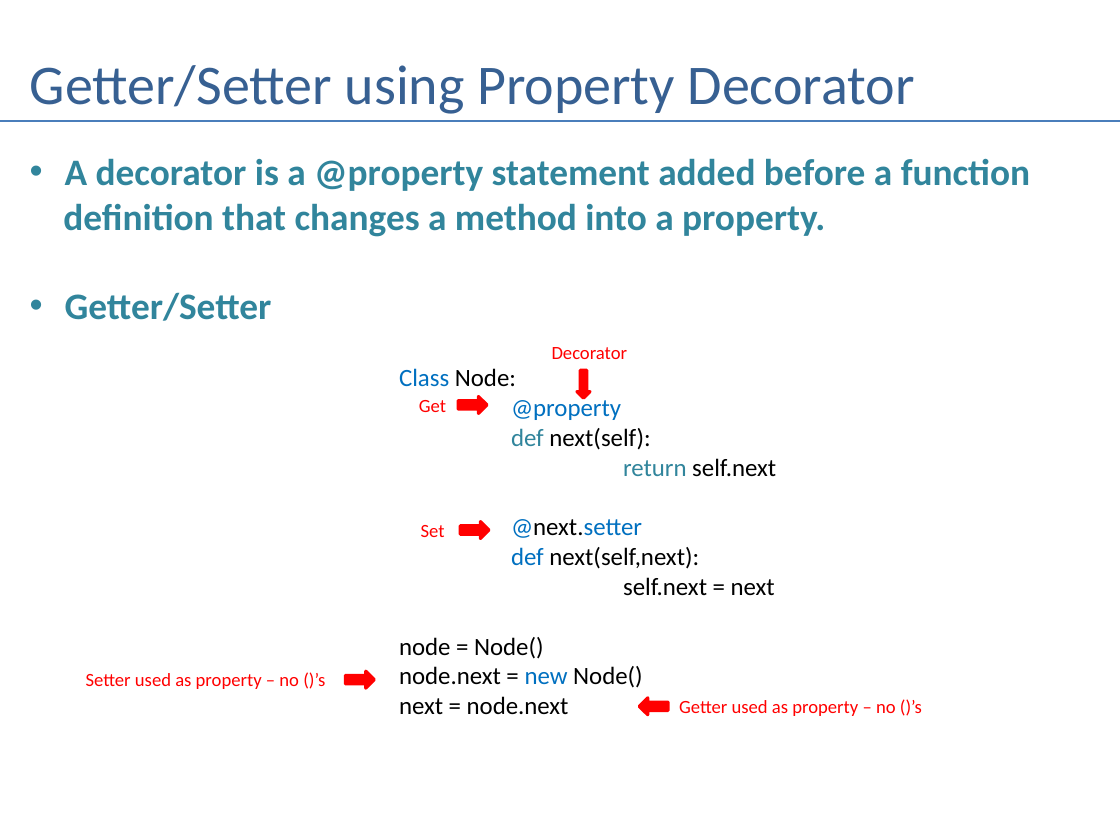
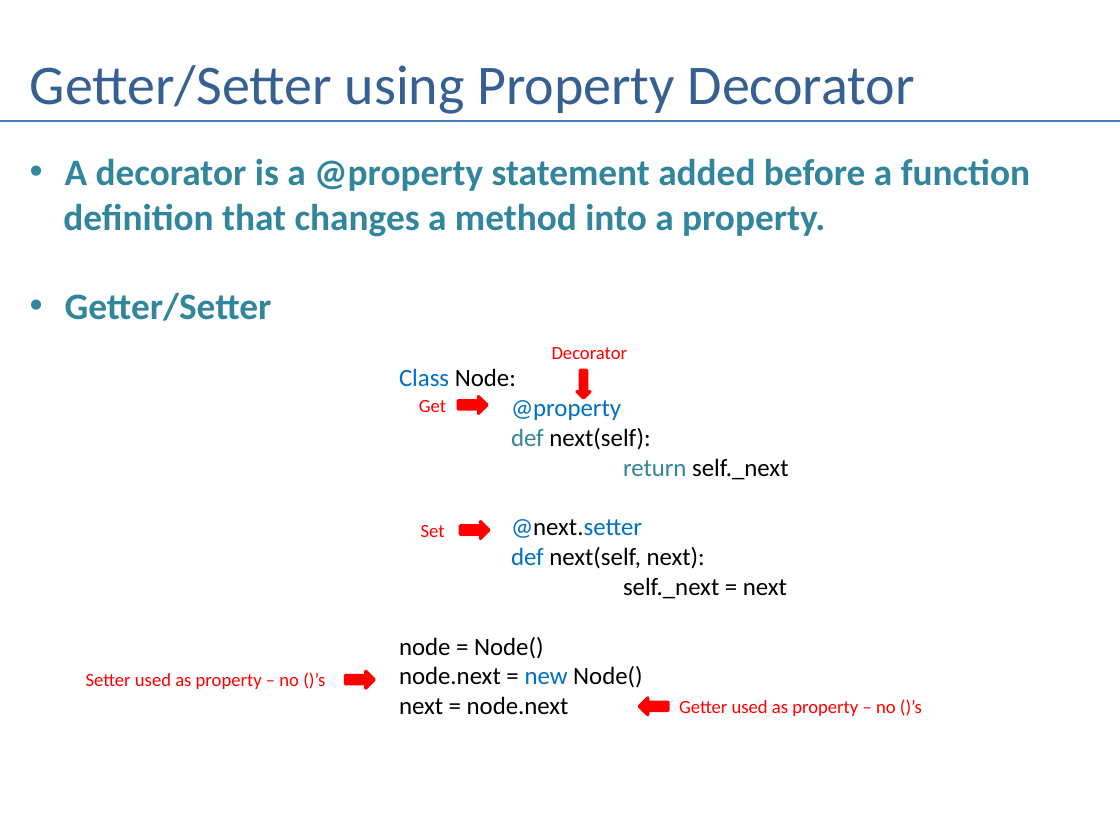
Before and after one commit to andrewferlitsch/Portland-Data-Science-Group, a slide deck: slide 7 of Presentations/Python - OOP.pptx. Drawn at 1120x840 pixels with LibreOffice and Linux fonts; fonts in the diff are those of the drawing. Boxes give left, top, right and bottom in pixels: in the first picture for what was removed or moved away, otherwise in the second. Text is boxed around its words. In the diff, an @@ line names an element or a change of style, - is before the commit and + after.

Commit message:
OOP typos

```diff
--- a/Presentations/Python - OOP.pptx
+++ b/Presentations/Python - OOP.pptx
@@ text at [511, 458, 788, 599]: text changed @@
-return self.next
-@next.setter
-def next(self,next):
-self.next = next
+return self._next
+@next.setter
+def next(self, next):
+self._next = next
```
Also in this commit, not shown: 3 other slides changed.
